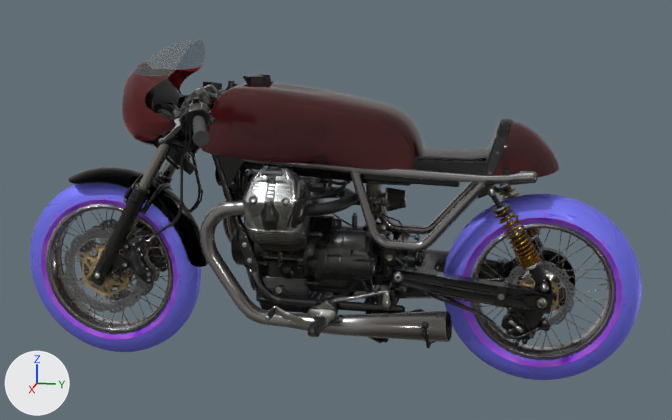
The glTF model public/models/car_bike.glb, before and after one commit.
Rendered twice from a 50 mm camera at (2.95, 0.65, 1.3) aimed at (-0.01, 0.06, 0.56). Lighting does not change. The marker at lower left points along +X, +Y and +Z. The older version comes first. Where no turn or scale is listed for an object, it has been applied to the vertices.

Before the edit, the objects in view are built like this:
```python
ob_body = bpy.data.objects.new('body', me_body)
ob_body.location = (0.0, -0.011, 0.643)
ob_steer = bpy.data.objects.new('steer', me_steer)
ob_steer.location = (-0.001, -0.501, 0.607)
ob_wheel_f = bpy.data.objects.new('wheel_F', me_wheel_f)
ob_wheel_f.location = (0.0, -0.737, 0.32)
ob_wheel_r = bpy.data.objects.new('wheel_R', me_wheel_r)
ob_wheel_r.location = (0.029, 0.737, 0.335)
```
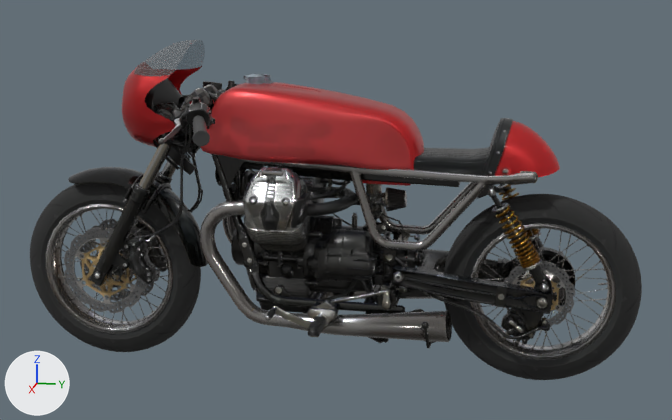
Patch to the scene script:
```diff
--- a/public/models/car_bike.glb.py
+++ b/public/models/car_bike.glb.py
@@ img_image_20 @@
-img_image_20 = load_image('Image_20', '_unpacked/Image_20', 1024, 1024, 'Non-Color')
+img_image_20 = load_image('Image_20', '_unpacked/Image_20', 512, 512, 'sRGB')
@@ img_image_21 @@
-img_image_21 = load_image('Image_21', '_unpacked/Image_21', 512, 512, 'sRGB')
+img_image_21 = load_image('Image_21', '_unpacked/Image_21', 512, 512, 'Non-Color')
@@ img_image_22 @@
-img_image_22 = load_image('Image_22', '_unpacked/Image_22', 512, 512, 'Non-Color')
+img_image_22 = load_image('Image_22', '_unpacked/Image_22', 1024, 1024, 'sRGB')
@@ mat_seat_fender_mat @@
 n2.image = img_image_3
+n7 = _N.new('ShaderNodeMath'); n7.name = 'Math'
+n7.operation = 'MULTIPLY'
+n7.inputs[1].default_value = 0.25  # 'Value'
 n3 = _N.new('ShaderNodeSeparateColor'); n3.name = 'Separate Color'
@@ mat_seat_fender_mat @@
 n0 = _N.new('ShaderNodeBsdfPrincipled'); n0.name = 'Principled BSDF'
 _L.new(n2.outputs[0], n0.inputs[0])  # 'Color' to 'Base Color'
-_L.new(n3.outputs[2], n0.inputs[1])  # 'Blue' to 'Metallic'
 _L.new(n3.outputs[1], n0.inputs[2])  # 'Green' to 'Roughness'
@@ mat_seat_fender_mat @@
 _L.new(n6.outputs[0], n5.inputs[1])  # 'Color' to 'Color'
+_L.new(n7.outputs[0], n0.inputs[1])  # 'Value' to 'Metallic'
+_L.new(n3.outputs[2], n7.inputs[0])  # 'Blue' to 'Value'
@@ mat_tanknewlivery @@
 mat_tanknewlivery = bpy.data.materials.new('tanknewlivery')
-# nodes: BsdfPrincipled, Math x2, Mix, NormalMap, OutputMaterial, SeparateColor, TexImage x3
-# colours: light grey #cacaca
+# nodes: BsdfPrincipled, Mix, NormalMap, OutputMaterial, TexImage x2
+# colours: light grey #e1e1e1
 # uses the picture img_image_18
 # uses the picture img_image_19
-# uses the picture img_image_20
@@ mat_headlight_glass_bake @@
 n3 = _N.new('ShaderNodeTexImage'); n3.name = 'Image Texture'
-n3.image = img_image_24
+n3.image = img_image_22
 _L.new(n0.outputs[0], n1.inputs[0])  # 'BSDF' to 'Surface'
@@ mat_mat_backtyre001 @@
 mat_mat_backtyre001 = bpy.data.materials.new('mat_backtyre001')
-# nodes: BsdfPrincipled, Mapping, NormalMap, OutputMaterial, SeparateColor, TexImage x3, UVMap
+# nodes: BsdfPrincipled, Mapping, NormalMap, OutputMaterial, TexImage x2, UVMap
+# uses the picture img_image_20
 # uses the picture img_image_21
-# uses the picture img_image_22
-# uses the picture img_image_23
```

Changed parts and their boxes [x1, y1, x2, y2] in the pictures (672 x 420 px):
'body', surface changed (brown to red): [68, 62, 560, 347] in both
'wheel_R', surface changed (darker): [443, 194, 642, 380] in both
'wheel_F', surface changed (darker): [30, 183, 201, 352] in both
